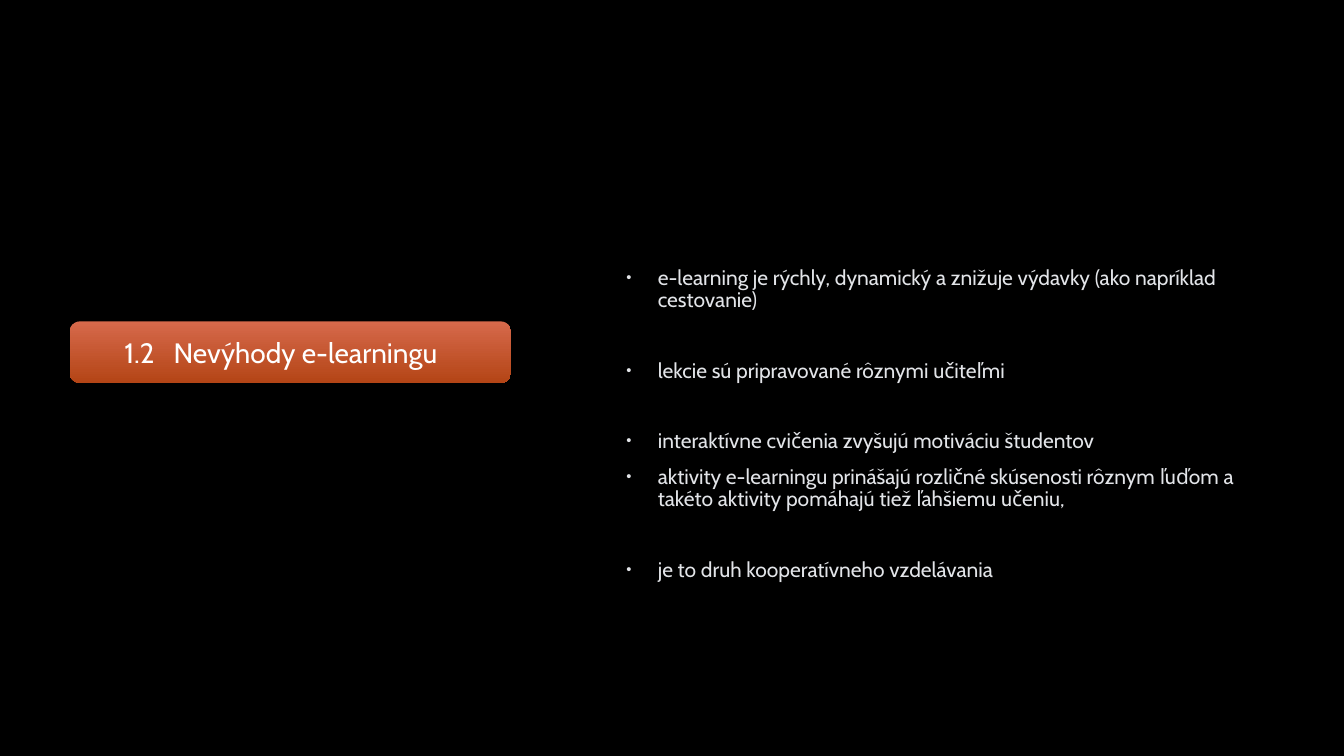
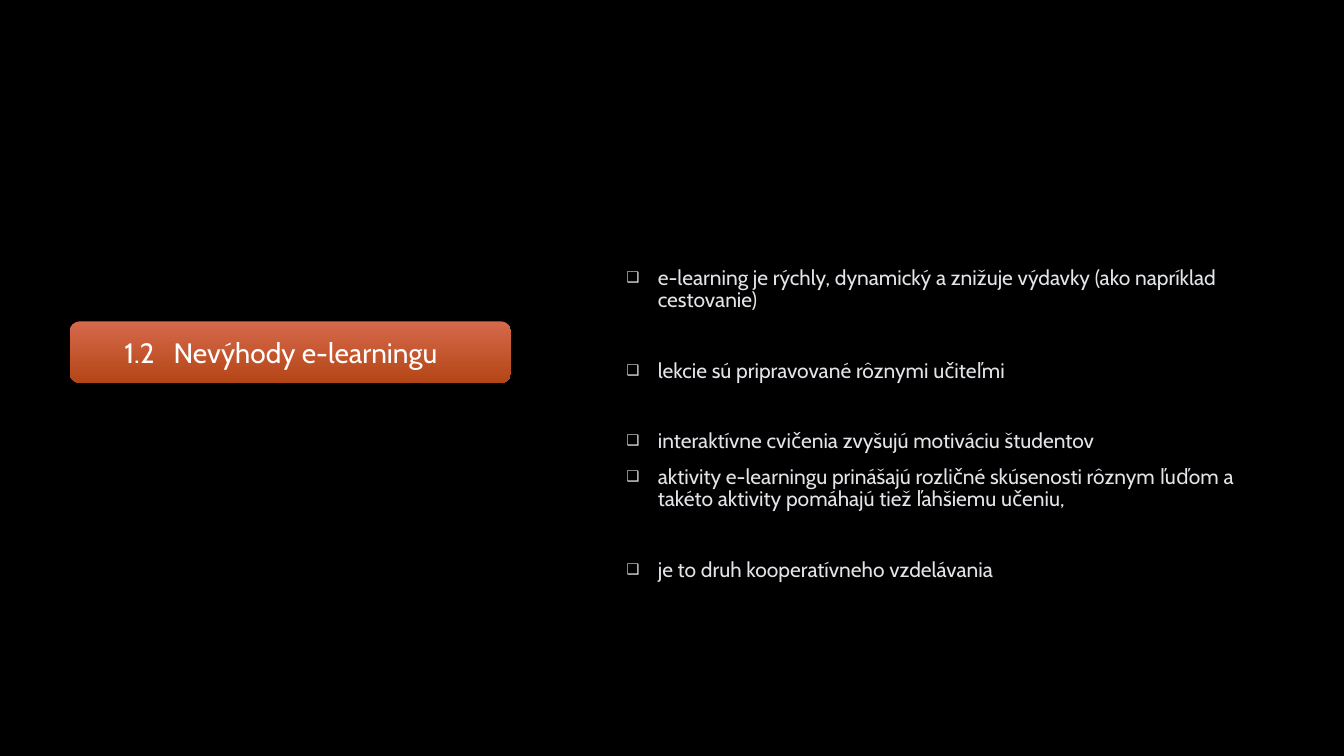
Before and after one commit to RichardSzarka/Semestralna_praca_MIP, a slide deck: slide 5 of Prezentacia_clanok.pptx. Drawn at 1344x756 pixels with LibreOffice and Linux fonts; fonts in the diff are those of the drawing; background and template pictures are left out. Boxes give left, top, right and bottom in pixels: in the first picture for what was removed or moved away, otherwise in the second. Text is boxed around its words. In the diff, an @@ line names an element or a change of style, - is before the commit and + after.

```diff
--- a/Prezentacia_clanok.pptx
+++ b/Prezentacia_clanok.pptx
@@ text "e-learning je rýchly, dynamický a ..." at [658, 269, 1234, 582]: bullet • to ❑ @@
```
Also in this commit, not shown: 6 other slides changed, 2 slides added, 1 slide removed.
